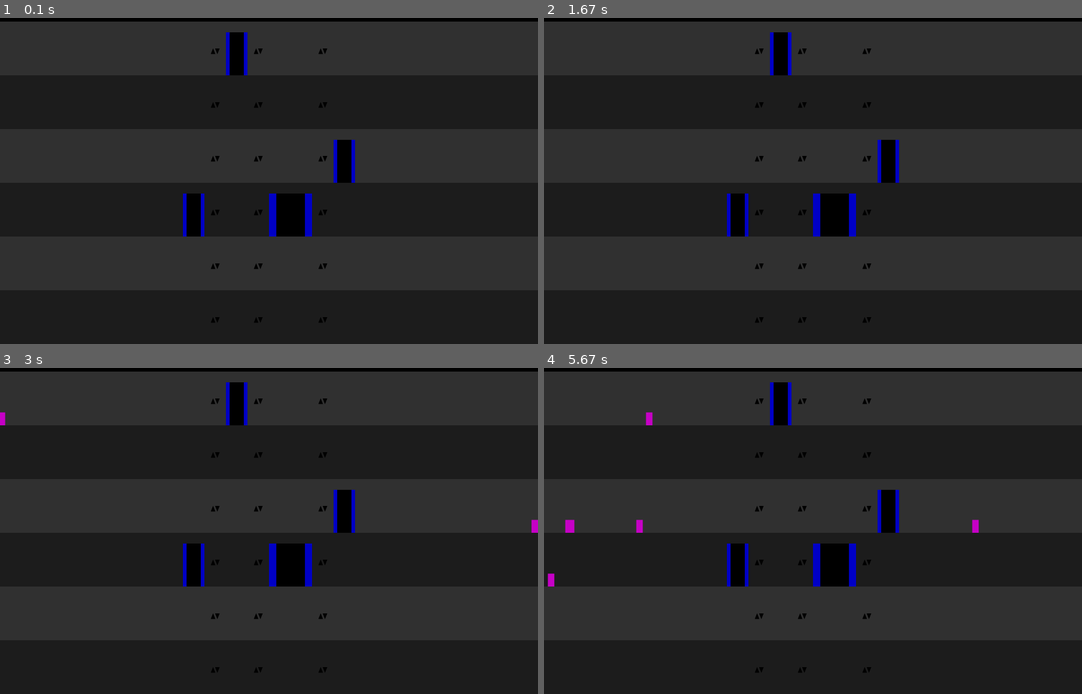
Above: before the commit, frames 1-4 (two rows, left to right).
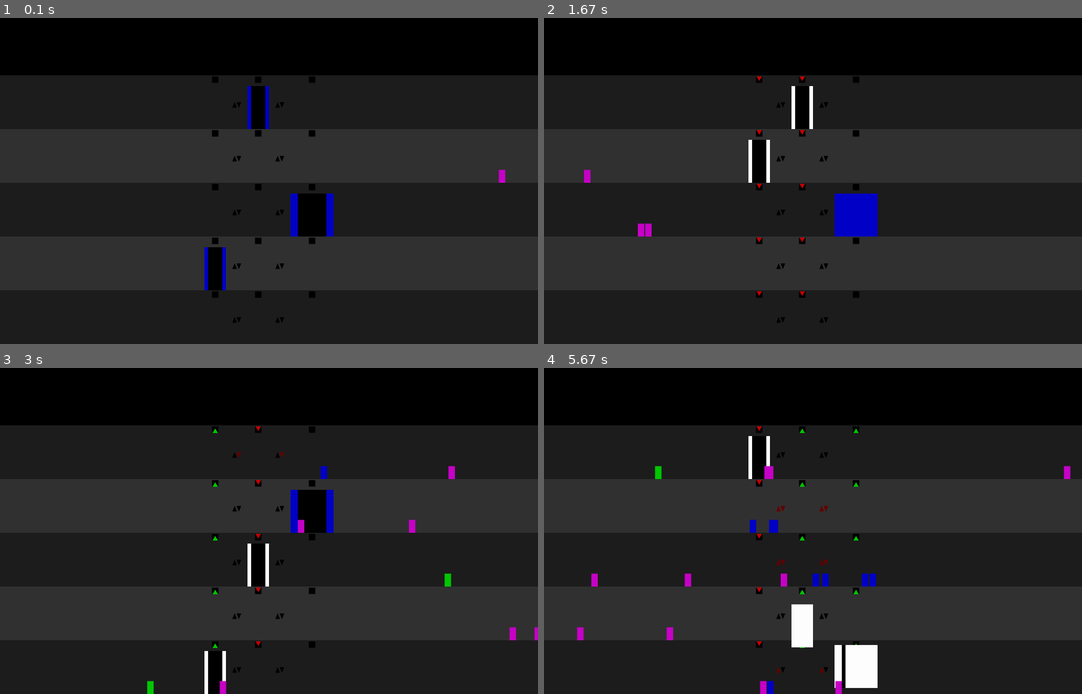
Above: after the commit, the same moments.

Repository: niklasdhein/EiP-Praktium-Aufzugssimulation
Game: pygame game, started from simulation.py
The game is run twice, just before and just after one commit, with the same random seed, the same clock (stepped at 60 frames per second) and the same inputs.
Inputs:
- Up to frame 1 (0.1 s): no input
- Up to frame 2 (1.67 s): no input
- Up to frame 3 (3 s): no input
- Up to frame 4 (5.67 s): no input

The runs differ from the first frame. In frame 1, 20% of the frame differs, in the area x 0-100%, y 1-94%; in frame 2, 20%; in frame 3, 21%; in frame 4, 22%, in the area x 0-100%, y 1-100%.

Commit message:
überschaubarkeit, statistiken und controller schaut nur noch auf aktuelles ziel

Diff:
--- a/elevator.py
+++ b/elevator.py
@@ -30,6 +30,9 @@
         self.door = None
 
         self.passengers = []
+
+        # statistic variables
+        self.passengers_transported = 0
 
     def get_load(self) -> int:
         load = 0
@@ -78,6 +81,7 @@
                     if self.current_level == passenger.target_level:     # kick out passengers at target
                         building_width = self.elevator_controller.building.width
                         passenger.leave_elevator(-30 if random.random() <= 0.5 else building_width, self.target_level)
+                        self.passengers_transported += 1
                     else:
                         passengers_that_remain.append(passenger)
                 self.passengers = passengers_that_remain    # update the passengers
--- a/elevator_controller.py
+++ b/elevator_controller.py
@@ -29,9 +29,8 @@
 
     def update(self, dt: float, speed_multiplier: float) -> None:
         """
-        The controller is like the head control-unit of all elevators.
+        The controller is the head control-unit of all elevators.
         """
-
         if self.elevator_mode == "algorithm":
             self.check_for_new_calls()
             self.try_to_send_elevator_to_call()
@@ -95,7 +94,9 @@
             )
 
     def try_to_send_elevator_to_call(self) -> None:
-        # handle which elevator travels to which floor
+        """
+        An elevator is sent to a call, if it has no elements in its queue.
+        """
         for call_up_level in self.elevator_calls["up"]:
             for elevator in self.elevators:
                 if len(elevator.queue) == 0 and elevator.time_elapsed >= elevator.waittime:
@@ -111,13 +112,45 @@
                     break
 
     def check_for_new_calls(self) -> None:
-        # check for elevator calls.
-        # if a elevator was called and the elevator controller did
-        # not yet know about this level it adds it to a list of calls.
+        """
+        A call is only registered as new, if it is not already registered
+        and no elevator is already moving towards the level.
+        """
+
+        def any_elevator_has_level_in_queue(level: Level) -> bool:
+            """
+            Checks if any elevator is travelling to that level.
+            """
+            for elevator in self.elevators:
+                if level in elevator.queue:
+                    return True
+            return False
+
+        def any_elevator_is_moving_towards_level(level: Level) -> bool:
+            """
+            Checks if any elevator is travelling towards that level right now.
+            Returns true if so, false otherwise.
+            """
+            for elevator in self.elevators:
+                if level == elevator.target_level:
+                    return True
+            return False
+
+        # old version:
+        # ignored calls from a level if this level was already in the queue of some
+        # elevator
+        """for level in self.building.levels:
+            if level.up_pressed and level not in self.elevator_calls["up"] and not any_elevator_has_level_in_queue(level):
+                self.elevator_calls["up"].append(level)
+            elif level.down_pressed and level not in self.elevator_calls["down"] and not any_elevator_has_level_in_queue(level):
+                self.elevator_calls["down"].append(level)"""
+
+        # new version:
+        # now only ignore calls if the level is the next target of any elevator
         for level in self.building.levels:
-            if level.up_pressed and level not in self.elevator_calls["up"] and not self.any_elevator_has_level_in_queue(level):
+            if level.up_pressed and level not in self.elevator_calls["up"] and not any_elevator_is_moving_towards_level(level):
                 self.elevator_calls["up"].append(level)
-            elif level.down_pressed and level not in self.elevator_calls["down"] and not self.any_elevator_has_level_in_queue(level):
+            elif level.down_pressed and level not in self.elevator_calls["down"] and not any_elevator_is_moving_towards_level(level):
                 self.elevator_calls["down"].append(level)
 
     def get_total_elevators_width(self) -> int:
@@ -130,12 +163,3 @@
             width += elevator.graphics.width
         width += self.elevator_margin_x * (len(self.elevators)-1)
         return width
-
-    def any_elevator_has_level_in_queue(self, level: Level) -> bool:
-        """
-        Checks if any elevator is travelling to that level.
-        """
-        for elevator in self.elevators:
-            if level in elevator.queue:
-                return True
-        return False
--- a/level.py
+++ b/level.py
@@ -12,6 +12,9 @@
         self.background_gfx = pygame.Rect(0, self.building.bottom_y - (self.level+1) * 250,\
             self.building.width, 250)
 
+        # statistics variables
+        self.passengers_annoyed = 0
+
     def remove_passenger_from_level(self, passenger: Passenger) -> None:
         new_passengers = []
         for p in self.passengers:
--- a/passenger.py
+++ b/passenger.py
@@ -2,23 +2,20 @@
 import random
 
 class Passenger:
-    def __init__(self, current_level: Level,
+    def __init__(self,
+    current_level: Level,
     target_level: Level,
     patience: int,
     weight: int,
-    walk_speed,
-    speed_multiplier) -> None:
+    walk_speed: int) -> None:
         self.current_level = current_level          # level the passenger is in currently
-        self.current_level.passengers.append(self)
         self.target_level = target_level            # level the passenger wants to travel to
+        self.patience = patience
         self.weight = weight
-        self.speed_multiplier = speed_multiplier
+        self.walk_speed = walk_speed
 
-        self.patience = patience
         self.current_patience = self.patience
-
         self.walk_target_x = None
-        self.walk_speed = walk_speed
         self.walk_direction = 0
 
         self.states = {
@@ -28,6 +25,8 @@
             "using_staircase": False,
             "walking": False
         }
+
+        self.current_level.passengers.append(self)
 
         self.graphics = pygame.Rect(
             -30 if random.random() <= 0.5 else self.current_level.building.width,
@@ -61,13 +60,13 @@
 
         self.set_target(target_x=target_x)
 
-    def move_to_target_x(self, dt: float) -> None:
+    def move_to_target_x(self, dt: float, speed_multiplier: float) -> None:
         """
         Moves the passenger towards its target.
         Does not check if a target is actually set.
         Checks if target is reached.
         """
-        self.graphics.x += self.walk_direction * self.walk_speed * self.speed_multiplier * dt
+        self.graphics.x += self.walk_direction * self.walk_speed * speed_multiplier * dt
 
         # target reached
         if self.walk_direction == -1 and self.graphics.x <= self.walk_target_x\
@@ -91,14 +90,14 @@
         elif self.walk_target_x < self.graphics.x: self.walk_direction = -1
         else: self.remove_target()
 
-    def update(self, dt: float) -> None:
+    def update(self, dt: float, speed_multiplier: float) -> None:
         """
         Updates the passengers action according to the state he is in.
         """
 
         # walk to the elevator
         if self.states["walking"]:
-            self.move_to_target_x(dt=dt)
+            self.move_to_target_x(dt=dt, speed_multiplier=speed_multiplier)
 
         # call elevator
         elif not self.states["elevator_called"] and\
@@ -116,7 +115,8 @@
         elif self.states["elevator_called"] and\
             not self.states["in_elevator"] and\
             self.current_level != self.target_level:
-            self.current_patience -= dt * self.speed_multiplier
+            self.current_patience -= dt * speed_multiplier
             if self.current_patience <= 0 and not self.states["annoyed"]:
                 self.states["annoyed"] = True
                 self.set_target(self.current_level.building.width)
+                self.current_level.passengers_annoyed += 1
--- a/simulation.py
+++ b/simulation.py
@@ -13,67 +13,30 @@
 
 width = 2500
 height = 1600
-target_framerate = 60
+target_framerate = 1000
 
 
 # === simulation method(s) ===
 
 def start_simulation(
-    elevator_count: int=4,
-    level_count: int=6,
+    elevator_count: int=3,
+    level_count: int=5,
     big_elevator_spawn_probability: float=0.3,
     elevator_mode: str="algorithm",     # algorithm, random, pingpong
-    passenger_spawn_chance: float=1,    # probability / second
+    passenger_spawn_chance: float=0.5,    # probability / second
     passenger_patience: int=25,         # seconds
-    speed_multiplier: int=1,
-    simulation_time: int=3600           #seconds
+    speed_multiplier: int=10,
+    simulation_time: int=10           #seconds
     ) -> None:
 
-    # == pre sim stuff ==
-
-    # initialize pygame
-    pygame.init()
-
-    # set appearance
-    screen = pygame.display.set_mode((width, height))
-    clock = pygame.time.Clock()
-
-    # create the building to simulate
-    building = Building(level_count=level_count, bottom_y=height, width=width)
-
-    # create elevator controller
-    elevator_controller = ElevatorController(building=building,
-    elevator_count=elevator_count,
-    big_elevator_spawn_probability=big_elevator_spawn_probability,
-    elevator_mode=elevator_mode
-    )
-    building.elevator_controller = elevator_controller
-
-    # prepare list to store spawned passengers in
-    passengers = []
-
-
-    # === game loop ===
-
-    running = True
-    time_elapsed = 0
-    while running:
-        # calculates delta time
-        dt = clock.tick(target_framerate) / 1000.0
-        # print(f"FPS: {1/dt}")
-
-        # exit when closing the window
-        for event in pygame.event.get():
-            if event.type == pygame.QUIT:
-                running = False
-
-        time_elapsed += dt
-        if time_elapsed >= simulation_time: running = False
-
-
-        # === calculations ===
-
-        # spawn passengers
+
+    # == methods used in the simulation ==
+
+    def spawn_passenger(passengers: list) -> bool:
+        """
+        Spawns to a certain chance a passenger and appends it to the
+        passed array. Also returns wether spawning was a success or not.
+        """
         if random.random() <= passenger_spawn_chance * speed_multiplier * dt:
             random_start_level = building.levels[random.randint(0, building.level_count-1)]
             random_target_level = random_start_level
@@ -83,19 +46,11 @@
             target_level=random_target_level,
             weight=80,
             walk_speed=200,
-            patience=passenger_patience,
-            speed_multiplier=speed_multiplier))
-
-        # handle elevator updates
-        elevator_controller.update(dt=dt, speed_multiplier=speed_multiplier)
-
-        # handle passenger updates
-        for passenger in passengers:
-                passenger.update(dt=dt)
-
-
-        # === draw ===
-
+            patience=passenger_patience))
+            return True
+        return False
+
+    def draw_building() -> None:
         # draw each level
         for i in range(len(building.levels)):
             # level background
@@ -128,7 +83,7 @@
             else:
                 for elevator in elevator_controller.elevators[:-1]:
                     pygame.draw.polygon(screen,
-                    (0, 0, 0) if not building.levels[i].up_pressed else (200, 0, 0),
+                    (0, 0, 0) if not building.levels[i].up_pressed else (100, 0, 0),
                     [
                         (elevator.graphics.x+elevator.graphics.width+(elevator_controller.elevator_margin_x-40)/2,
                         building.levels[i].background_gfx.y+150),
@@ -138,7 +93,7 @@
                         building.levels[i].background_gfx.y+125)
                     ])
                     pygame.draw.polygon(screen,
-                    (0, 0, 0) if not building.levels[i].down_pressed else (200, 0, 0),
+                    (0, 0, 0) if not building.levels[i].down_pressed else (100, 0, 0),
                     [
                         (elevator.graphics.x+elevator.graphics.width+20+(elevator_controller.elevator_margin_x-40)/2,
                         building.levels[i].background_gfx.y+125),
@@ -149,6 +104,31 @@
                     ]
                     )
 
+            # draw a direction indicator above every elevator
+            for elevator in elevator_controller.elevators:
+                elevator_center_x = elevator.graphics.x + elevator.graphics.width // 2
+                top_y = building.levels[i].background_gfx.y + 5
+                pygame.draw.rect(screen,
+                (0, 0, 0),
+                pygame.Rect(elevator_center_x-15, top_y, 30, 30))
+                if elevator.direction == 1:
+                    pygame.draw.polygon(screen,
+                    (200, 0, 0),
+                    [
+                        (elevator_center_x-12, top_y),
+                        (elevator_center_x+12, top_y),
+                        (elevator_center_x, top_y+20)
+                    ])
+                elif elevator.direction == -1:
+                    pygame.draw.polygon(screen,
+                    (0, 200, 0),
+                    [
+                        (elevator_center_x-12, top_y+30),
+                        (elevator_center_x+12, top_y+30),
+                        (elevator_center_x, top_y+10)
+                    ])
+
+    def draw_elevators() -> None:
         # draw the elevators
         for e in elevator_controller.elevators:
             # draw each elevator
@@ -159,24 +139,7 @@
             # draw door
             pygame.draw.rect(screen, (0, 0, 0), e.door)
 
-            # draw a status of direction the elevator is travelling to
-            if e.direction == 1:
-                pygame.draw.polygon(screen,
-                (200, 0, 0),
-                [
-                    (e.graphics.x+e.graphics.width//2-10, e.graphics.y-30),
-                    (e.graphics.x+e.graphics.width//2+10, e.graphics.y-30),
-                    (e.graphics.x+e.graphics.width//2, e.graphics.y-15)
-                ])
-            elif e.direction == -1:
-                pygame.draw.polygon(screen,
-                (0, 200, 0),
-                [
-                    (e.graphics.x+e.graphics.width//2-10, e.graphics.y-15),
-                    (e.graphics.x+e.graphics.width//2+10, e.graphics.y-15),
-                    (e.graphics.x+e.graphics.width//2, e.graphics.y-30)
-                ])
-
+    def draw_passengers() -> None:
         # draw passenger
         for passenger in passengers:
             color = None
@@ -194,12 +157,96 @@
                 color = (0, 0, 200)
             pygame.draw.rect(screen, color, passenger.graphics)
 
-        # draw onto window
+    # == pre sim stuff ==
+
+    # initialize pygame
+    pygame.init()
+
+    # set appearance
+    screen = pygame.display.set_mode((width, height))
+    clock = pygame.time.Clock()
+
+    # create the building to simulate
+    building = Building(level_count=level_count, bottom_y=height, width=width)
+
+    # create elevator controller
+    elevator_controller = ElevatorController(
+    building=building,
+    elevator_count=elevator_count,
+    big_elevator_spawn_probability=big_elevator_spawn_probability,
+    elevator_mode=elevator_mode
+    )
+    building.elevator_controller = elevator_controller
+
+    # prepare list to store spawned passengers in
+    passengers = []
+
+
+    # == statistic variables ==
+    passengers_transported = 0
+    passengers_annoyed = 0
+    passengers_spawned = 0
+
+
+    # === game loop ===
+
+    running = True
+    time_elapsed = 0
+    while running:
+        # calculates delta time
+        dt = clock.tick(target_framerate) / 1000.0
+        # print(f"FPS: {1/dt}")
+
+        # exit when closing the window
+        for event in pygame.event.get():
+            if event.type == pygame.QUIT:
+                running = False
+
+        # exit when runtime is over
+        time_elapsed += dt
+        if time_elapsed >= simulation_time: running = False
+
+
+        # === calculations ===
+
+        # spawns with probability a passenger
+        if spawn_passenger(passengers=passengers): passengers_spawned += 1
+
+        # handle elevator updates
+        elevator_controller.update(dt=dt, speed_multiplier=speed_multiplier)
+
+        # handle passenger updates
+        for passenger in passengers:
+            passenger.update(dt=dt, speed_multiplier=speed_multiplier)
+
+
+        # === draw ===
+
+        draw_building()
+        draw_elevators()
+        draw_passengers()
+
+        # draw on window
         pygame.display.flip()
     pygame.quit()
 
     print(f"simulation exited. {time_elapsed:.3f}s elapsed.")
 
+    # some statistics work
+    for e in elevator_controller.elevators:
+        passengers_transported += e.passengers_transported
+    for l in building.levels:
+        passengers_annoyed += l.passengers_annoyed
+
+    print(f"\n--- statistics ---\
+        \ntransported:\t{passengers_transported} ({passengers_transported/passengers_spawned*100:.2f}%)\
+        \nannoyed:\t{passengers_annoyed} ({passengers_annoyed/passengers_spawned*100:.2f}%)\
+        \nspawned:\t{passengers_spawned}\n\
+        \nelevator mode:\t{elevator_mode}")
+    print("\nelevators in detail:")
+    for i in range(len(elevator_controller.elevators)):
+        transported = elevator_controller.elevators[i].passengers_transported
+        print(f"elevator {i} ({"small" if elevator_controller.elevators[i].capacity <= 1000 else "big"}):\t{transported} ({transported/passengers_spawned*100:.2f}%)")
 
 # check if running as main
 if __name__ == "__main__":
